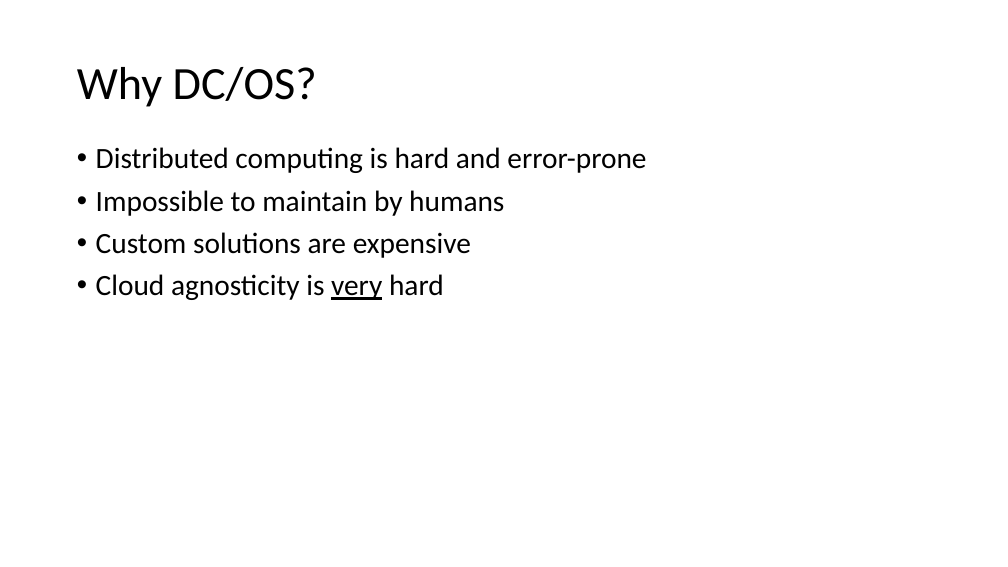
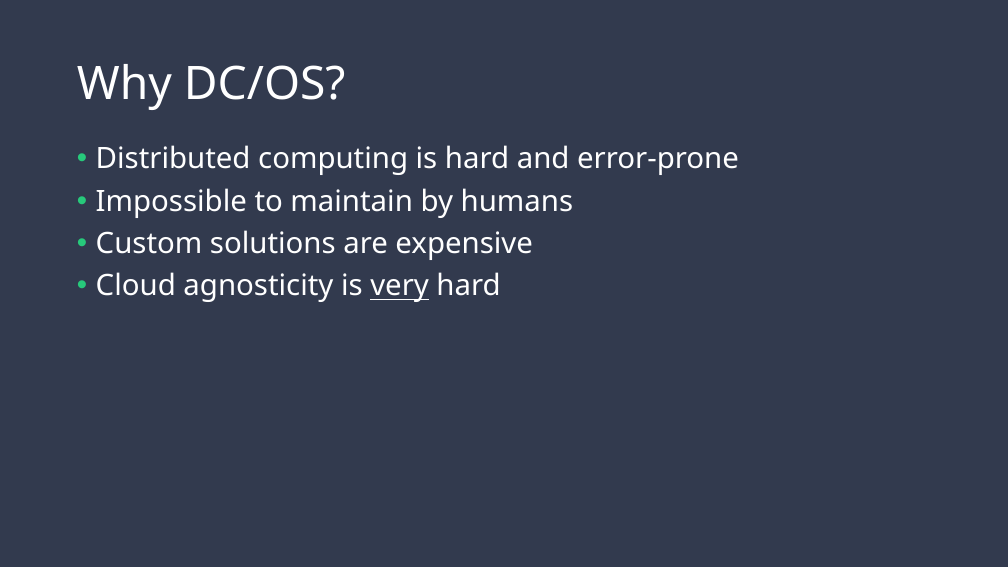
Before and after one commit to ITForumHungary/ITForum2016-DevOps, a slide deck: slide 5 of IT_Forum_Budapest-DCOS.pptx (slide 6 before the commit). Drawn at 1008x567 pixels with LibreOffice and Linux fonts; fonts in the diff are those of the drawing. Boxes give left, top, right and bottom in pixels: in the first picture for what was removed or moved away, otherwise in the second. Text is boxed around its words. In the diff, an @@ line names an element or a change of style, - is before the commit and + after.

```diff
--- a/IT_Forum_Budapest-DCOS.pptx
+++ b/IT_Forum_Budapest-DCOS.pptx
@@ background #FFFFFF to #323A4E @@
@@ title "Why DC/OS?" at [77,64,346,110]: font Calibri to Noto Sans, text colour #000000 to #FFFFFF @@
@@ text "Distributed computing is hard and ..." at [96,145,739,302]: font Calibri to Noto Sans, text colour #000000 to #FFFFFF @@
```
Also in this commit, not shown: 7 other slides changed, 8 slides added, 8 slides removed.
